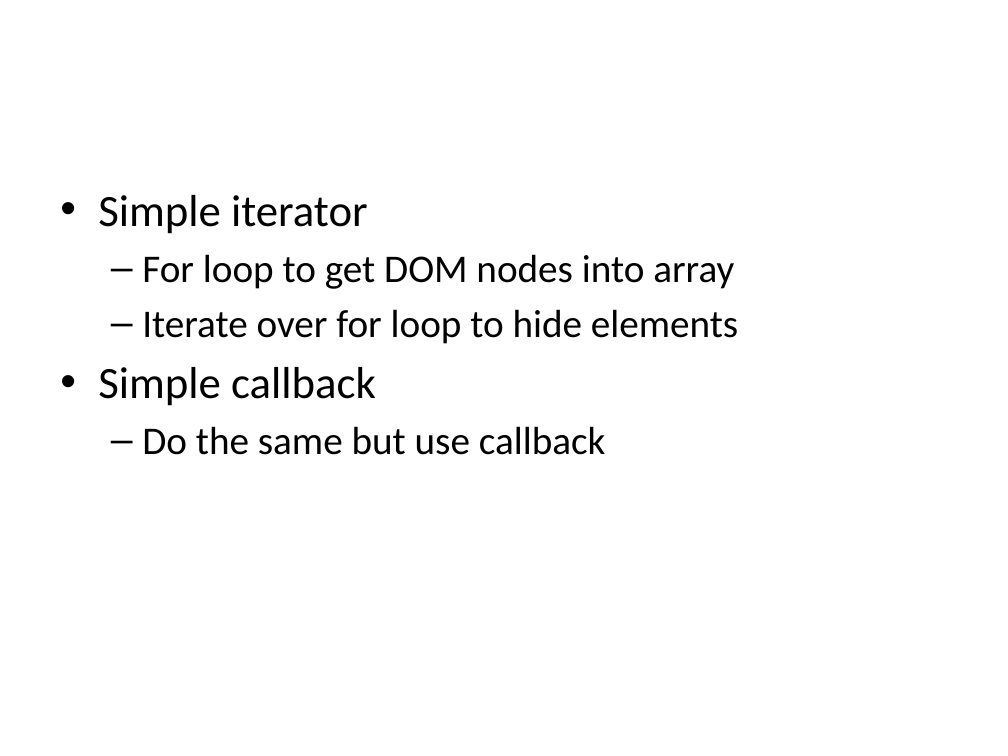
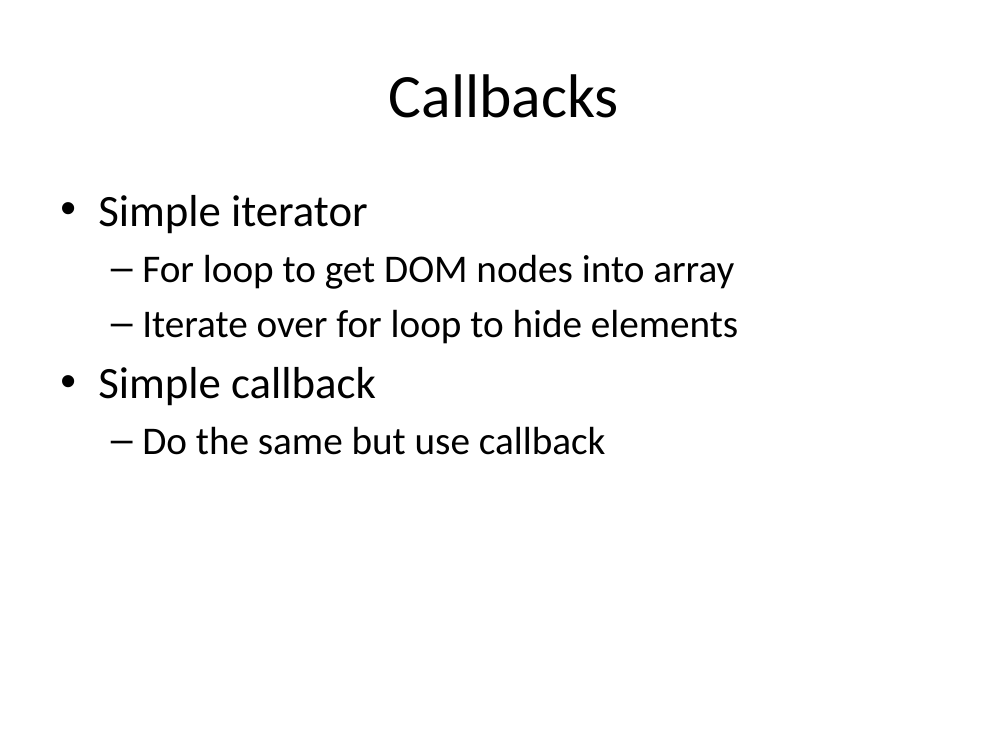
Before and after one commit to willyboy/wdi-js-refresher, a slide deck: slide 3 of JS Callbacks and Events.pptx. Drawn at 1008x756 pixels with LibreOffice and Linux fonts; fonts in the diff are those of the drawing. Boxes give left, top, right and bottom in pixels: in the first picture for what was removed or moved away, otherwise in the second. Text is boxed around its words. In the diff, an @@ line names an element or a change of style, - is before the commit and + after.

```diff
--- a/JS Callbacks and Events.pptx
+++ b/JS Callbacks and Events.pptx
@@ title added at (x1=389, y1=74, x2=619, y2=118), 44 pt, text #000000 @@
+Callbacks
```
Also in this commit, not shown: 1 other slide changed, 1 other file.
